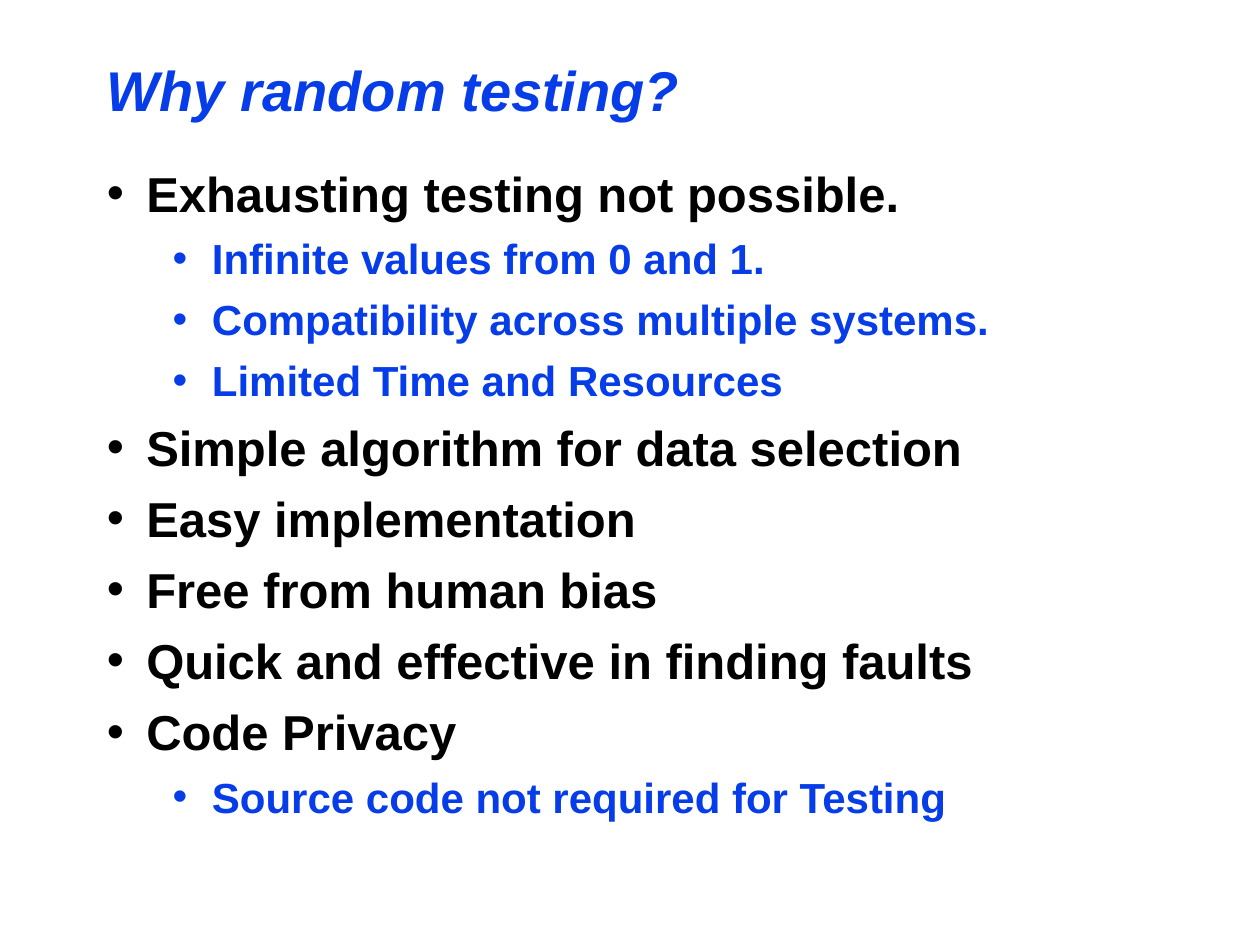
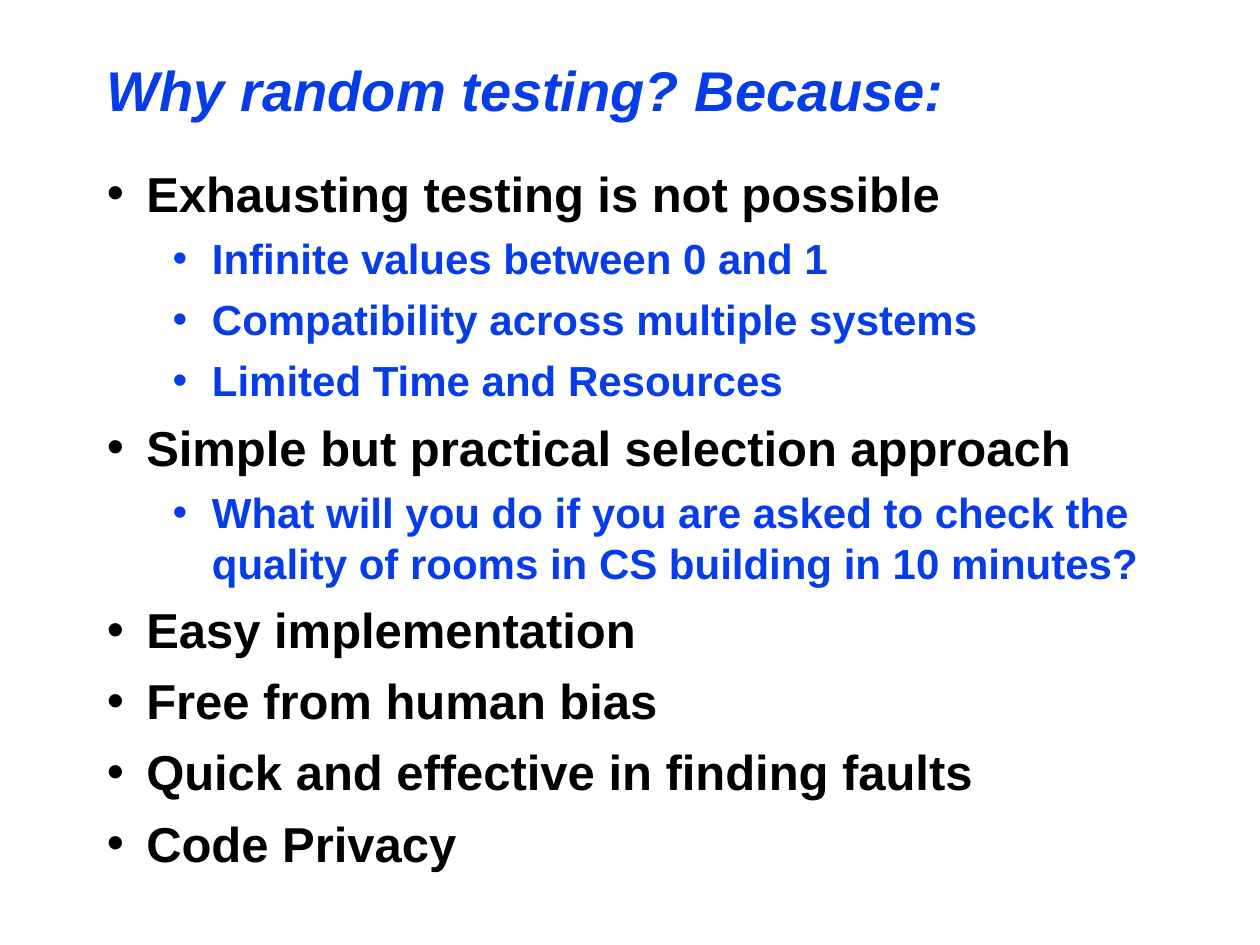
Before and after one commit to maochy/yeti-test, a slide deck: slide 3 of ThesisSeminar/ThesisSeminar.ppt (slide 2 before the commit). Drawn at 1260x945 pixels with LibreOffice and Linux fonts; fonts in the diff are those of the drawing. Boxes give left, top, right and bottom in pixels: in the first picture for what was removed or moved away, otherwise in the second. Text is boxed around its words. In the diff, an @@ line names an element or a change of style, - is before the commit and + after.

```diff
--- a/ThesisSeminar/ThesisSeminar.ppt
+++ b/ThesisSeminar/ThesisSeminar.ppt
@@ title at bbox=[107, 70, 944, 122]: text changed @@
-Why random testing?
+Why random testing? Because:
@@ text at bbox=[146, 176, 977, 344]: text changed @@
-• Exhausting testing not possible.
-  • Infinite values from 0 and 1.
-  • Compatibility across multiple systems.
+• Exhausting testing is not possible
+  • Infinite values between 0 and 1
+  • Compatibility across multiple systems
@@ text at bbox=[146, 430, 1138, 587]: text changed; size 28 to 24 pt; text colour #000000 to #063DE8 @@
-• Simple algorithm for data selection
+• Simple but practical selection approach
+  • What will you do if you are asked to check the quality of rooms in CS building in 10 minutes?
@@ text at bbox=[212, 782, 946, 821]: paragraph removed @@
-  • Source code not required for Testing
```
Also in this commit, not shown: 2 other slides changed, 2 slides added, 1 slide removed, 3 other files.
